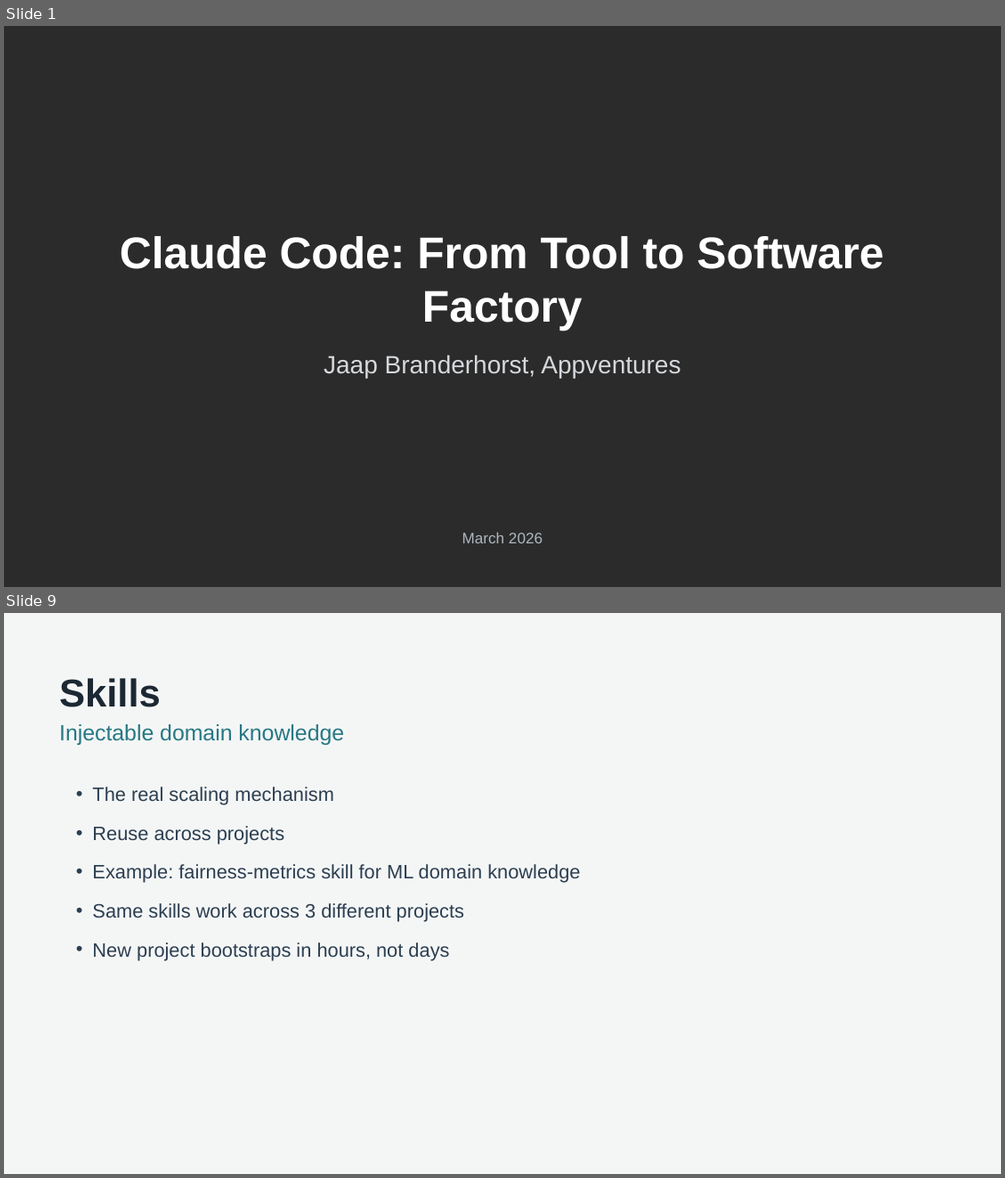
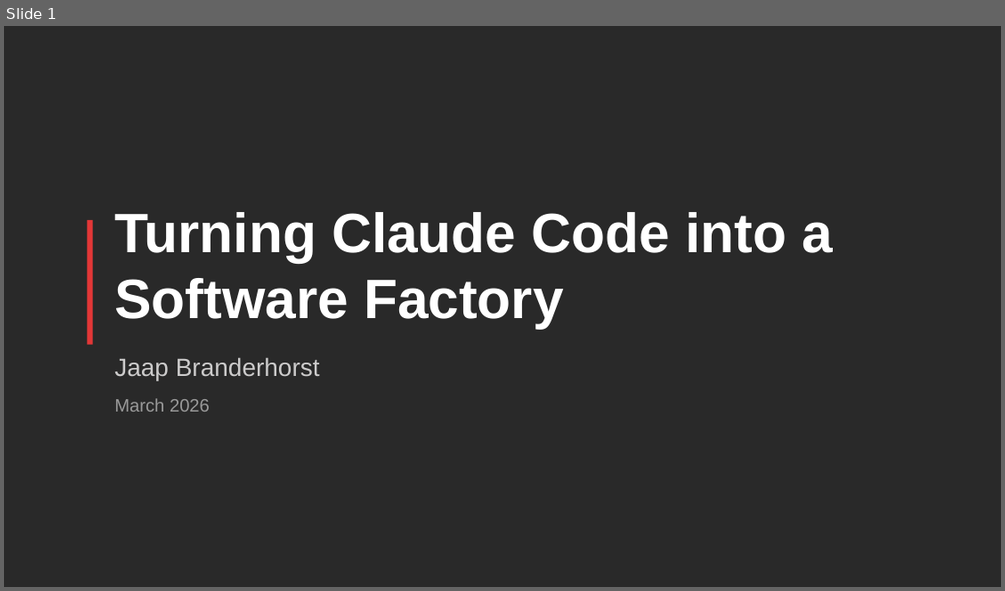
Before and after one commit to SalesforceRocks/python-demo, a slide deck: presentation.pptx. Shown one above the other, each under a label of ours: slides 1 and 9 before the commit, slide 1 after it; the slides between them are not shown. The pictures are 1005x1178 and 1005x591 pixels, drawn with LibreOffice and Linux fonts; fonts in the diff are those of the drawing; background and template pictures are left out; a plain dark background stands for a picture behind light text. Boxes give left, top, right and bottom in pixels: in the first picture for what was removed or moved away, otherwise in the second. Text is boxed around its words. In the diff, an @@ line names an element or a change of style, - is before the commit and + after.

```diff
--- a/presentation.pptx
+++ b/presentation.pptx
@@ slide 9 removed at (x1=4, y1=613, x2=1001, y2=1174), background #F4F6F6 @@
@@ text removed at (x1=59, y1=678, x2=161, y2=707) @@
-Skills
@@ text removed at (x1=59, y1=724, x2=344, y2=745) @@
-Injectable domain knowledge
@@ text removed at (x1=92, y1=787, x2=580, y2=960) @@
-• The real scaling mechanism
-• Reuse across projects
-• Example: fairness-metrics skill for ML domain knowledge
-• Same skills work across 3 different projects
-• New project bootstraps in hours, not days
@@ slide 1 changed as well @@
@@ background picture (left out) to #292929 @@
@@ text at (x1=114, y1=212, x2=833, y2=328): text changed; size 32 to 40 pt @@
-Claude Code: From Tool to Software Factory
+Turning Claude Code into a Software Factory
@@ rectangle added at (x1=87, y1=219, x2=93, y2=344), fill #E33737 @@
@@ text at (x1=114, y1=357, x2=320, y2=380): text changed; text colour #D5D8DC to #CCCBCB @@
-Jaap Branderhorst, Appventures
+Jaap Branderhorst
@@ text "March 2026" moved from (x1=462, y1=532, x2=542, y2=543) to (x1=114, y1=398, x2=210, y2=411) @@
@@ text "March 2026" at (x1=114, y1=398, x2=210, y2=411): size 11 to 13 pt, text colour #AEB6BF to #999999; alignment centre to left @@
```
Also in this commit, not shown: 11 slides added, 26 other slides removed, 18 other files.
